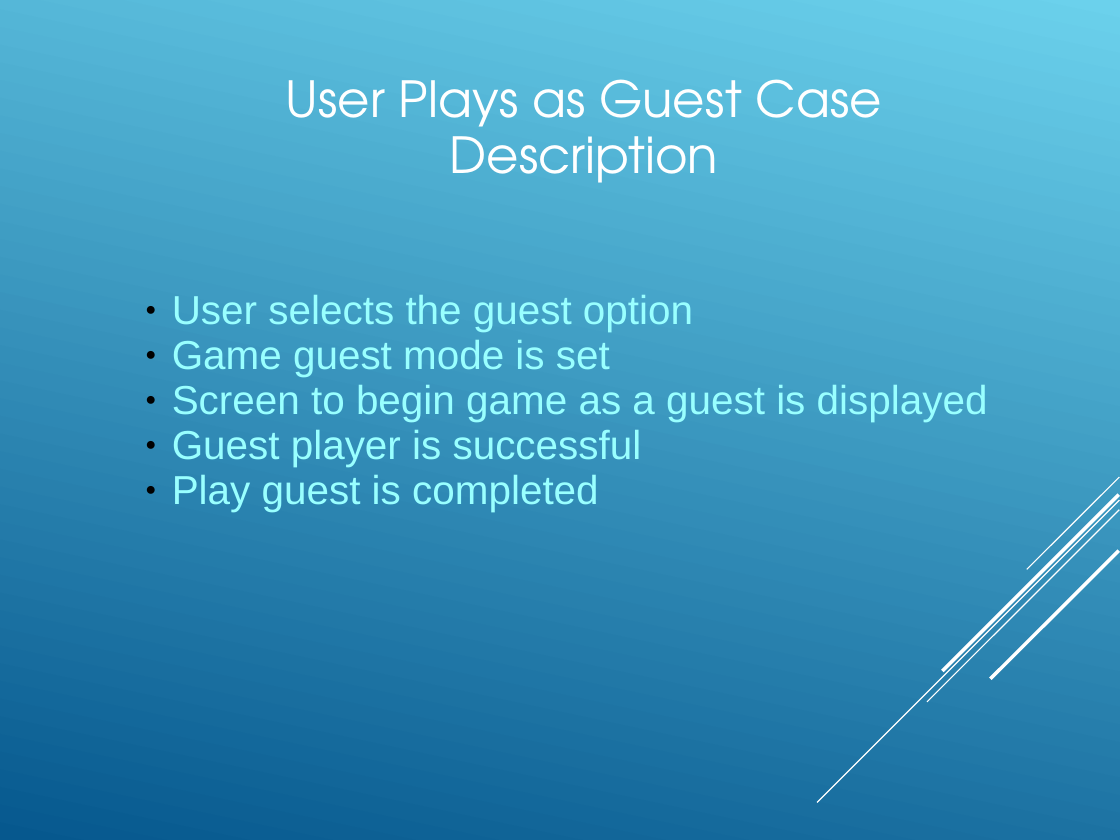
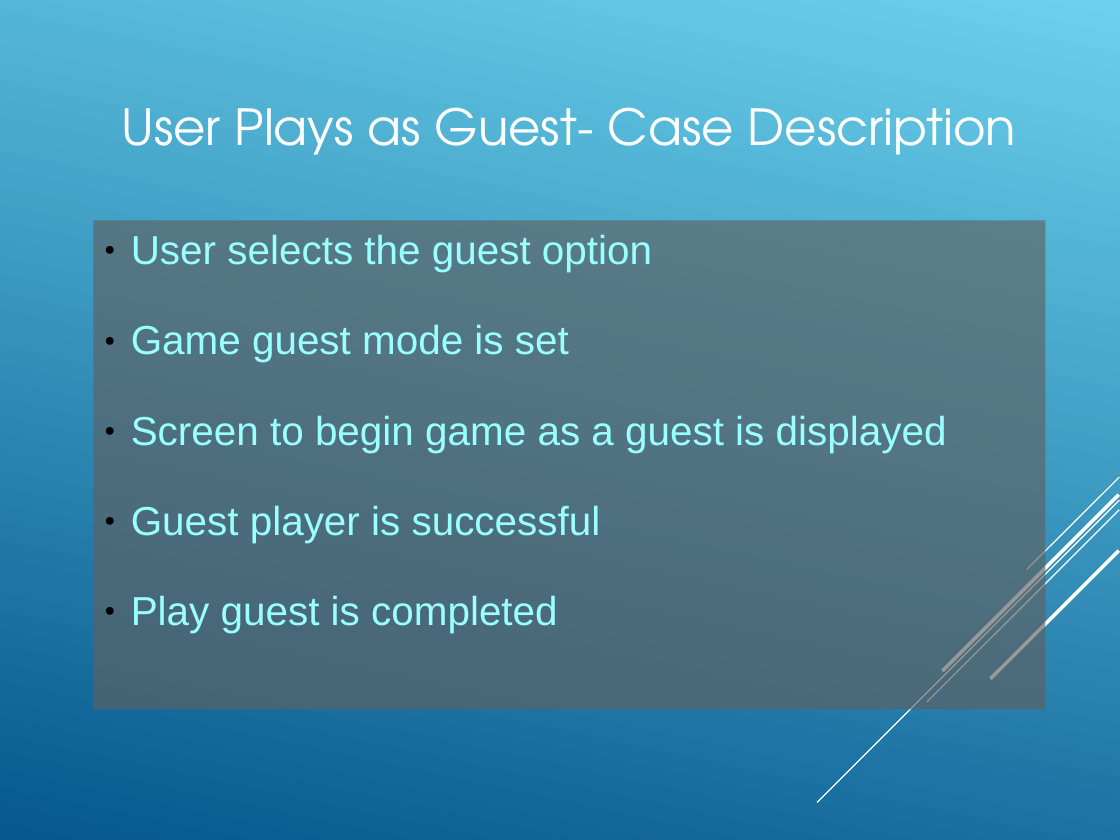
Before and after one commit to Amatarasu/A-Team, a slide deck: slide 18 of Power.Point.Presentation-bk.ppt. Drawn at 1120x840 pixels with LibreOffice and Linux fonts; fonts in the diff are those of the drawing. Boxes give left, top, right and bottom in pixels: in the first picture for what was removed or moved away, otherwise in the second. Text is boxed around its words. In the diff, an @@ line names an element or a change of style, - is before the commit and + after.

Commit message:
Fixed some formatting stuff on the powerpoint, its easier on the eyes and the formating was messy

```diff
--- a/Power.Point.Presentation-bk.ppt
+++ b/Power.Point.Presentation-bk.ppt
@@ background gradient #6BD1EC to #06588E to gradient #06588E to #6BD1EC @@
@@ title at [121,107,1016,155]: text changed @@
-User Plays as Guest Case Description
+User Plays as Guest- Case Description
@@ rectangle "User selects the guest option": place and size @@
-rectangle "User selects the guest option" at [172,295,988,512]
+rectangle "User selects the guest option" at [93,221,1045,710]
@@ rectangle "User selects the guest option" at [93,221,1045,710]: fill none to #606060 at 64% opacity @@
```
Also in this commit, not shown: 34 other slides changed.
